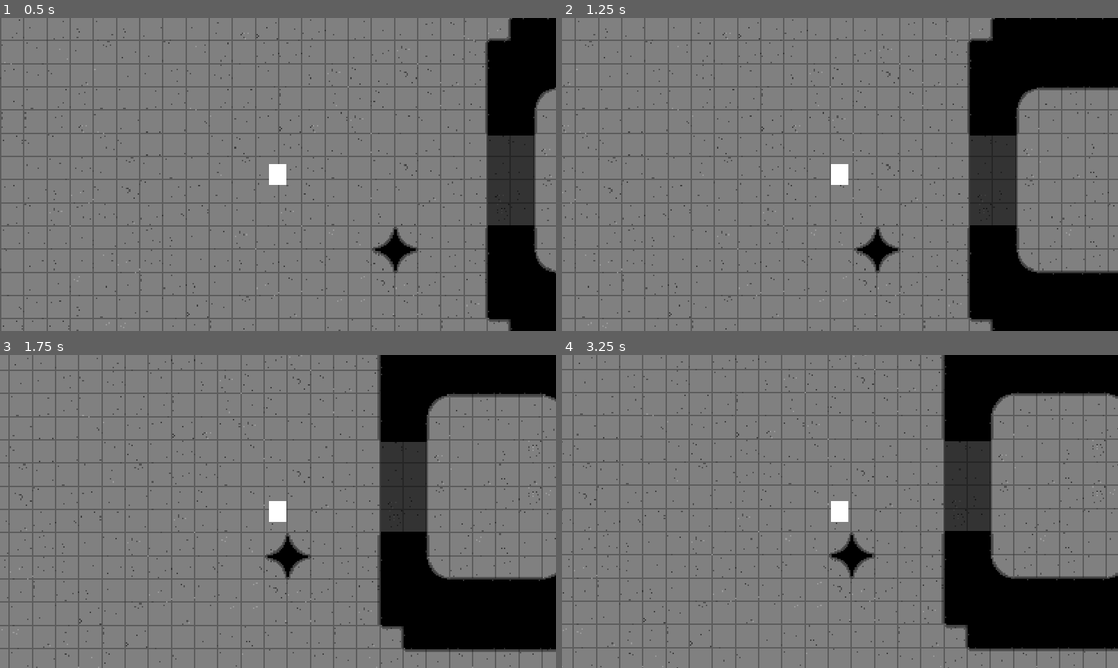
Above: before the commit, frames 1-4 (two rows, left to right).
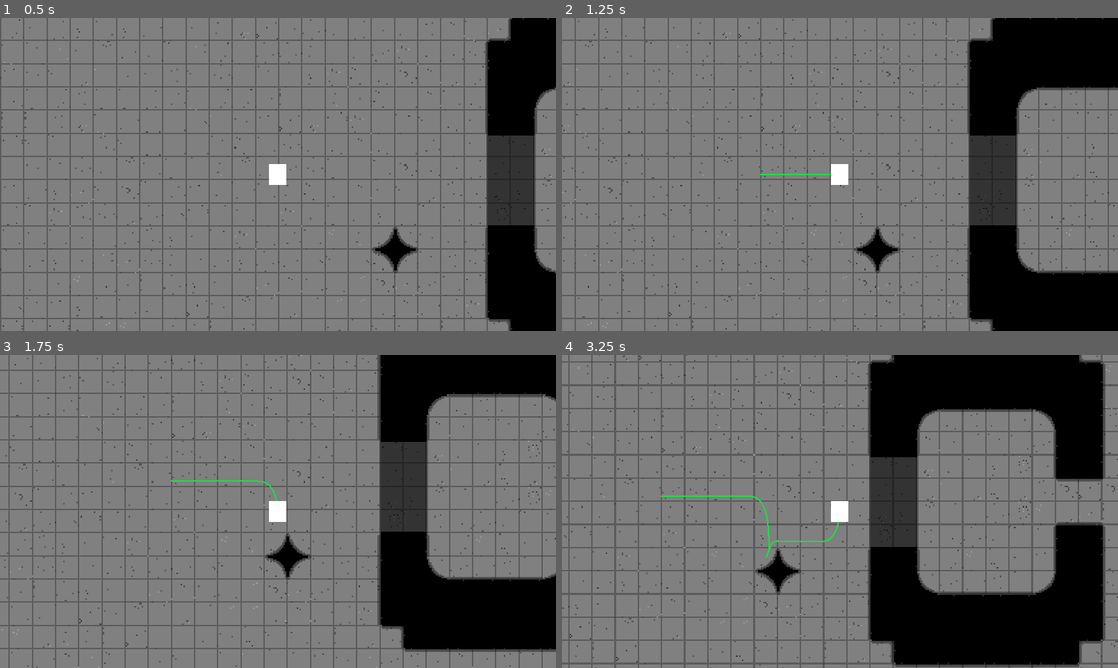
Above: after the commit, the same moments.

Repository: LukeCGG/Test-Of-Time
Game: Godot game, scene res://assets/levels/level.tscn
The game is run twice, just before and just after one commit, with the same random seed, the same clock (stepped at 60 frames per second) and the same inputs.
Inputs:
- Up to frame 1 (0.5 s): no input
- Up to frame 2 (1.25 s): tap Enter at 0.5 s; hold D (PLAYER_RIGHT) from 0.53 s (still down); hold Shift (SPRINT) from 0.53 s (still down)
- Up to frame 3 (1.75 s): release D (PLAYER_RIGHT) at 1.28 s; release Shift (SPRINT) at 1.28 s; hold S (PLAYER_DOWN) from 1.28 s (still down); tap Shift (SPRINT) at 1.35 s
- Up to frame 4 (3.25 s): release S (PLAYER_DOWN) at 2.03 s; hold D (PLAYER_RIGHT) 2.03-2.78 s; hold Shift (SPRINT) 2.03-2.78 s; hold W (PLAYER_UP) from 2.78 s (still down); tap Shift (SPRINT) at 2.85 s

Frame 1 is identical in both runs. In frame 2, less than 0.1% of the frame differs, in the area x 35-49%, y 49-51%; in frame 3, less than 0.1%; in frame 4, 42%, in the area x 0-100%, y 0-100%.

Commit message:
Chalk & comments

Diff:
--- a/assets/enemy/Enemy.gd
+++ b/assets/enemy/Enemy.gd
@@ -1,4 +1,5 @@
 extends CharacterBody2D
+## Enemy AI
 
 @export var speed : int = 50
 var accel = 5
--- a/assets/levels/level.gd
+++ b/assets/levels/level.gd
@@ -1,9 +1,9 @@
 extends Node2D
 
 @onready var spawn: Marker2D = $Spawn
-@export var player: PackedScene = preload("res://assets/player/Player.tscn")
+@export var player_scene: PackedScene = preload("res://assets/player/Player.tscn")
 
 func _ready() -> void:
-	var instance = player.instantiate()
-	instance.position = spawn.position
-	add_child(instance)
+	var player = player_scene.instantiate()
+	player.position = spawn.position
+	add_child(player)
--- a/assets/player/Player.tscn
+++ b/assets/player/Player.tscn
@@ -16,7 +16,9 @@
 
 [node name="Player" type="CharacterBody2D"]
 y_sort_enabled = true
+disable_mode = 1
 collision_mask = 3
+motion_mode = 1
 script = ExtResource("1_ktc6q")
 
 [node name="Sprites" type="AnimatedSprite2D" parent="."]
--- a/assets/player/Statue.tscn
+++ b/assets/player/Statue.tscn
@@ -1,25 +1,14 @@
-[gd_scene load_steps=3 format=3 uid="uid://0huffmo5gw2l"]
-
-[sub_resource type="SpriteFrames" id="SpriteFrames_f5ohe"]
-animations = [{
-"frames": [],
-"loop": true,
-"name": &"idle",
-"speed": 7.0
-}]
+[gd_scene load_steps=2 format=3 uid="uid://0huffmo5gw2l"]
 
 [sub_resource type="CapsuleShape2D" id="CapsuleShape2D_0y74q"]
 height = 24.896
 
-[node name="Statues" type="CharacterBody2D"]
+[node name="Statues" type="StaticBody2D"]
 y_sort_enabled = true
 collision_layer = 2
 collision_mask = 3
 
-[node name="Sprites" type="AnimatedSprite2D" parent="."]
-sprite_frames = SubResource("SpriteFrames_f5ohe")
-animation = &"idle"
-autoplay = "idle"
+[node name="Sprite" type="Sprite2D" parent="."]
 
 [node name="Collision" type="CollisionShape2D" parent="."]
 scale = Vector2(0.562339, 0.562339)
--- a/assets/player/player.gd
+++ b/assets/player/player.gd
@@ -1,17 +1,24 @@
 extends CharacterBody2D
-
-@export var speed = 60
-@export var friction = 0.1
-@export var acceleration = 0.1
+## Character controller
 
 @onready var collision: CollisionShape2D = $Collision
 @onready var spawn: Marker2D = $"../Spawn"
-@export var statue: PackedScene = preload("res://assets/player/Statue.tscn")
+@onready var statue: PackedScene = preload("res://assets/player/Statue.tscn")
 
 var died = false
+var Chalk = Line2D.new()
+
+@export_category("Movement")
+@export var speed : int = 60 ## Player max speed
+@export var friction : float = 0.1 ## How fast player slows down when not moving
+@export var acceleration : float = 0.1 ## How long it takes for player to reach full speed
+
+@export_category("Upgrades")
+@export var upgradeCHALK : bool = true ## false = Not Unlocked/Active [br]Draws line where player has been
 
 func _ready():
 	SignalBus.connect('playerHit', _player_hit)
+	new_line()
 
 func get_input():
 	var input = Vector2()
@@ -38,12 +45,16 @@
 			velocity = velocity.lerp(direction.normalized() * speed, acceleration)
 		else:
 			velocity = velocity.lerp(Vector2.ZERO, friction)
+	if upgradeCHALK and not velocity == Vector2(0, 0) and not died:
+		Chalk.add_point(position)
 	move_and_slide()
 
 func _player_hit():
 	#For when player has been hit by enemy
 	print("I've been hit!")
 	died = true
+	#process_mode = PROCESS_MODE_DISABLED
+	new_line()
 	#collision.disabled = true
 	#self.name = "DeadPlayer" + str(randi())
 	SignalBus.emit_signal('playerDied')
@@ -54,3 +65,11 @@
 	get_parent().add_child(instance)
 	position = spawn.position
 	died = false
+	#process_mode = PROCESS_MODE_INHERIT
+
+func new_line():
+	Chalk = Line2D.new()
+	Chalk.width = 1
+	Chalk.default_color = Color(randf_range(0, 1), randf_range(0, 1), randf_range(0, 1))
+	Chalk.z_index = -1
+	get_parent().add_child(Chalk)
